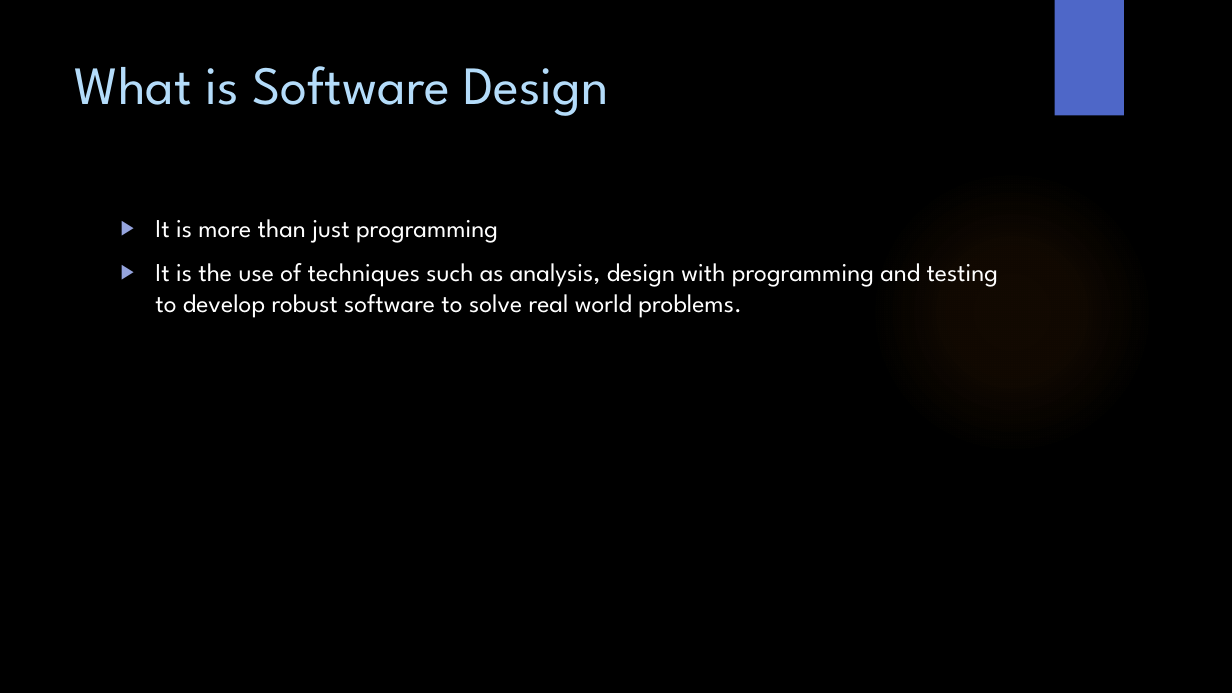
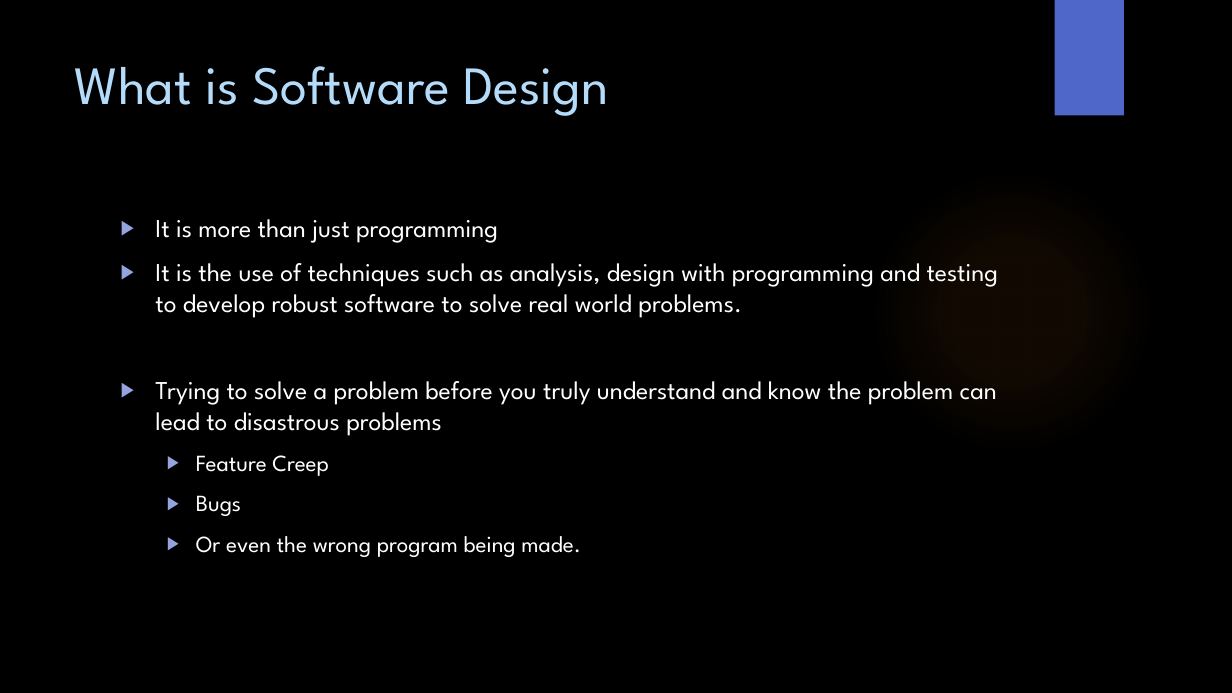
Before and after one commit to WitsSoftDev/SoftDev2016, a slide deck: slide 7 of Session 1/Softdev Session 1 2016.pptx (slide 4 before the commit). Drawn at 1232x693 pixels with LibreOffice and Linux fonts; fonts in the diff are those of the drawing; background and template pictures are left out. Boxes give left, top, right and bottom in pixels: in the first picture for what was removed or moved away, otherwise in the second. Text is boxed around its words. In the diff, an @@ line names an element or a change of style, - is before the commit and + after.

```diff
--- a/Session 1/Softdev Session 1 2016.pptx
+++ b/Session 1/Softdev Session 1 2016.pptx
@@ text at (x1=155, y1=381, x2=997, y2=557): paragraphs added @@
+▶ Trying to solve a problem before you truly understand and know the problem can lead to disastrous problems
+  ▶ Feature Creep
+  ▶ Bugs
+  ▶ Or even the wrong program being made.
```
Also in this commit, not shown: 2 other slides changed, 3 slides added, 1 other file.
